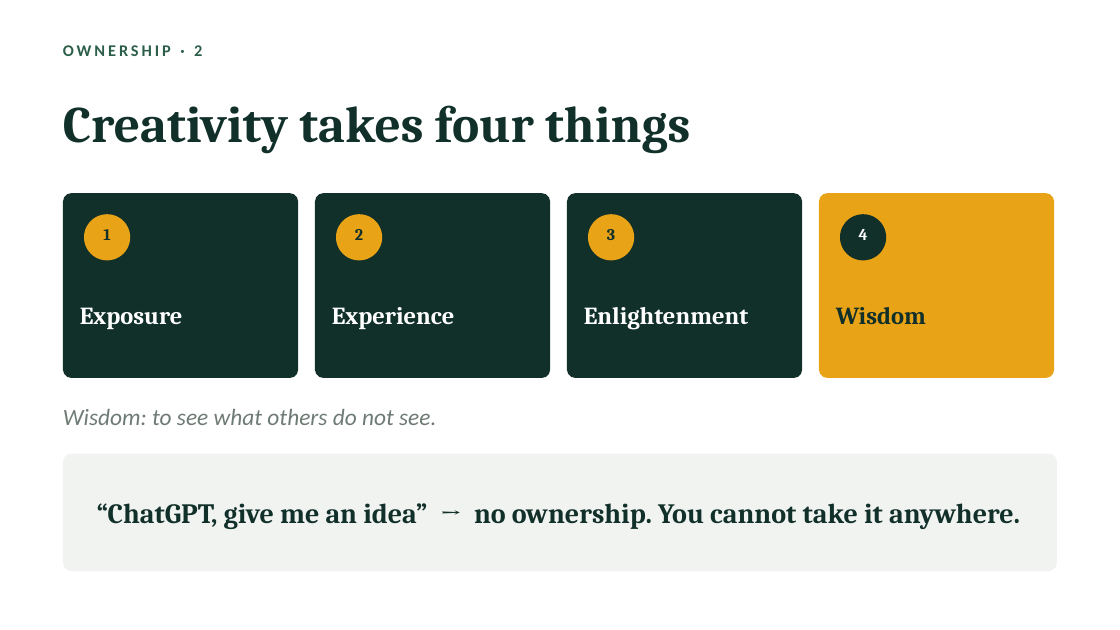
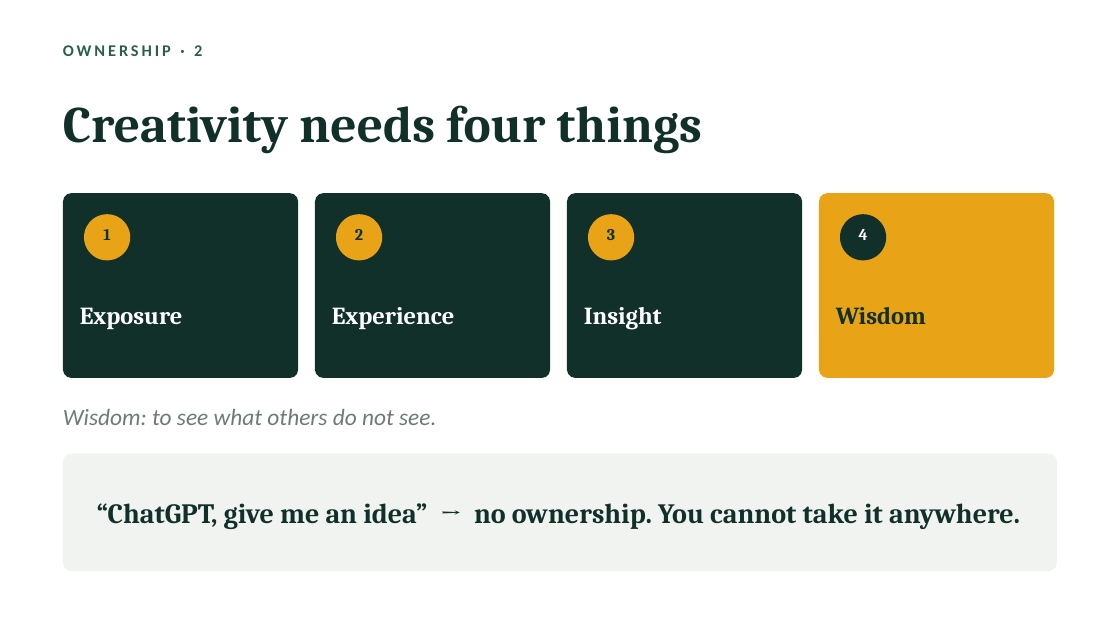
Before and after one commit to RAINigeria/study, a slide deck: slide 14 of iesa.pptx (slide 16 before the commit). Drawn at 1120x630 pixels with LibreOffice and Linux fonts; fonts in the diff are those of the drawing. Boxes give left, top, right and bottom in pixels: in the first picture for what was removed or moved away, otherwise in the second. Text is boxed around its words. In the diff, an @@ line names an element or a change of style, - is before the commit and + after.

```diff
--- a/iesa.pptx
+++ b/iesa.pptx
@@ text at <box>63,105,702,153</box>: text changed @@
-Creativity takes four things
+Creativity needs four things
@@ text at <box>584,307,662,330</box>: text changed @@
-Enlightenment
+Insight
```
Also in this commit, not shown: 15 other slides changed, 2 slides added, 1 other file.
